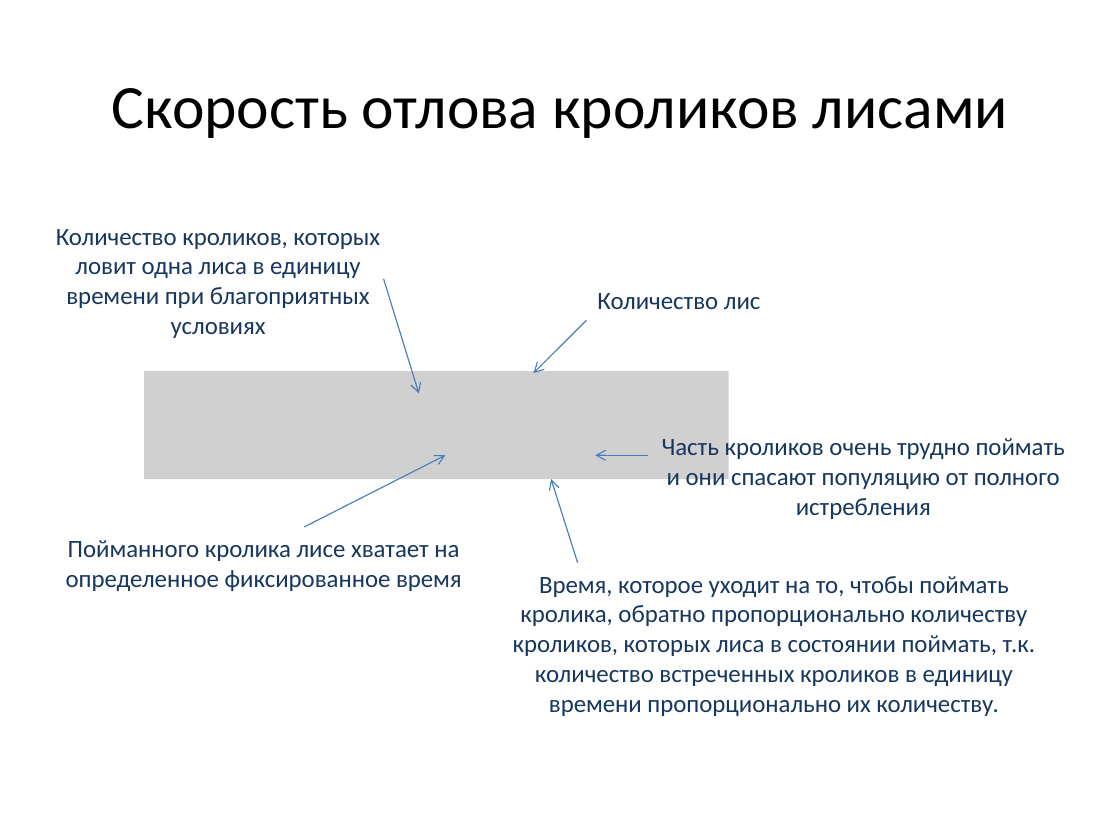
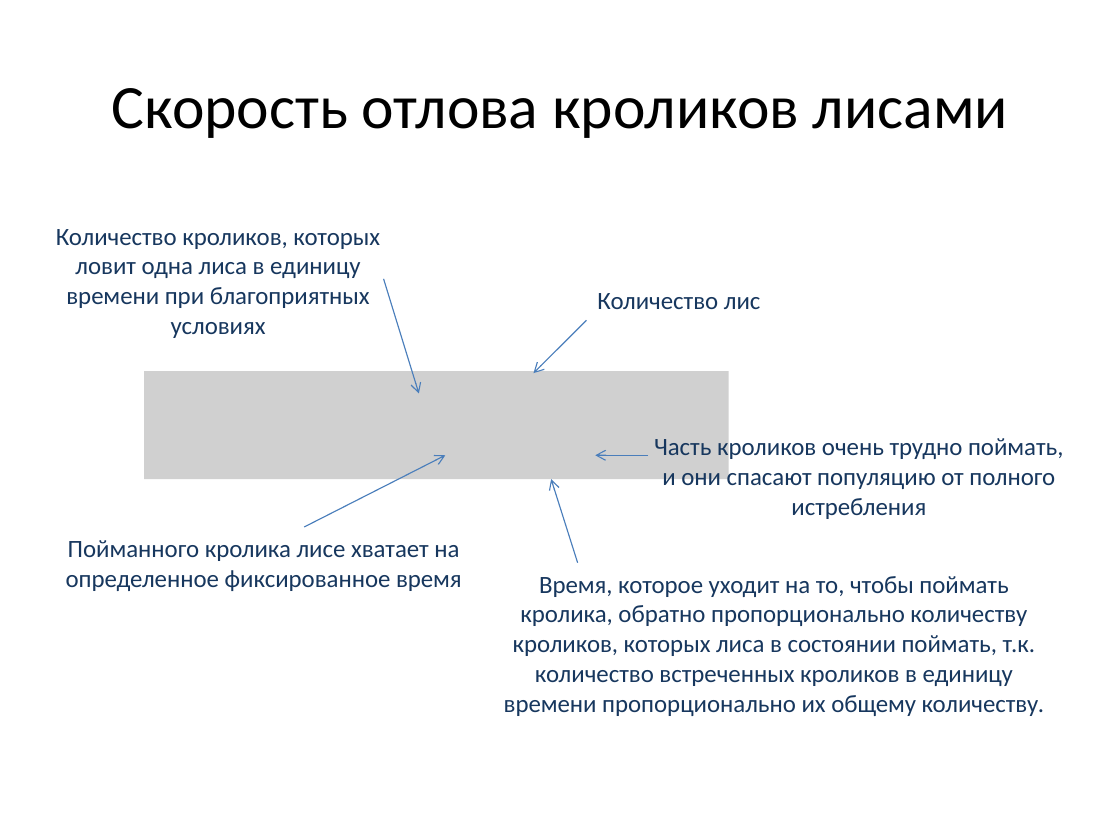
Before and after one commit to olegv142/rabbits, a slide deck: slide 6 of rabbit-foxes.pptx (slide 2 before the commit). Drawn at 1120x840 pixels with LibreOffice and Linux fonts; fonts in the diff are those of the drawing; grey boxes stand for pictures. Boxes give left, top, right and bottom in pixels: in the first picture for what was removed or moved away, otherwise in the second. Text is boxed around its words. In the diff, an @@ line names an element or a change of style, - is before the commit and + after.

Commit message:
Slides updated

```diff
--- a/rabbit-foxes.pptx
+++ b/rabbit-foxes.pptx
@@ text at (654, 435, 1063, 519): text changed @@
-Часть кроликов очень трудно поймать и они спасают популяцию от полного истребления
+Часть кроликов очень трудно поймать, и они спасают популяцию от полного истребления
@@ text at (504, 576, 1044, 716): text changed @@
-Время, которое уходит на то, чтобы поймать кролика, обратно пропорционально количеству кроликов, которых лиса в состоянии поймать, т.к. количество встреченных кроликов в единицу времени пропорционально их количеству.
+Время, которое уходит на то, чтобы поймать кролика, обратно пропорционально количеству кроликов, которых лиса в состоянии поймать, т.к. количество встреченных кроликов в единицу времени пропорционально их общему количеству.
```
Also in this commit, not shown: 1 other slide changed, 5 slides added.
